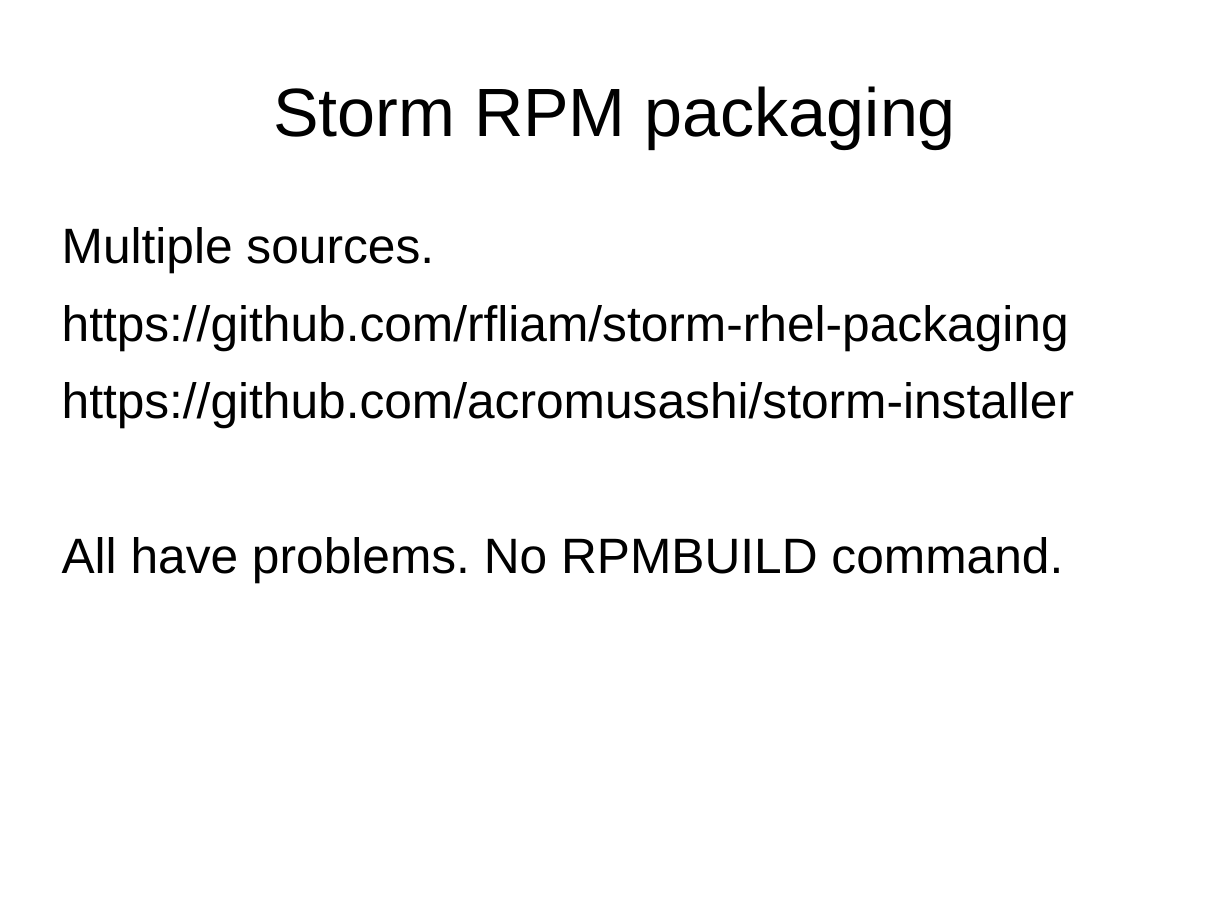
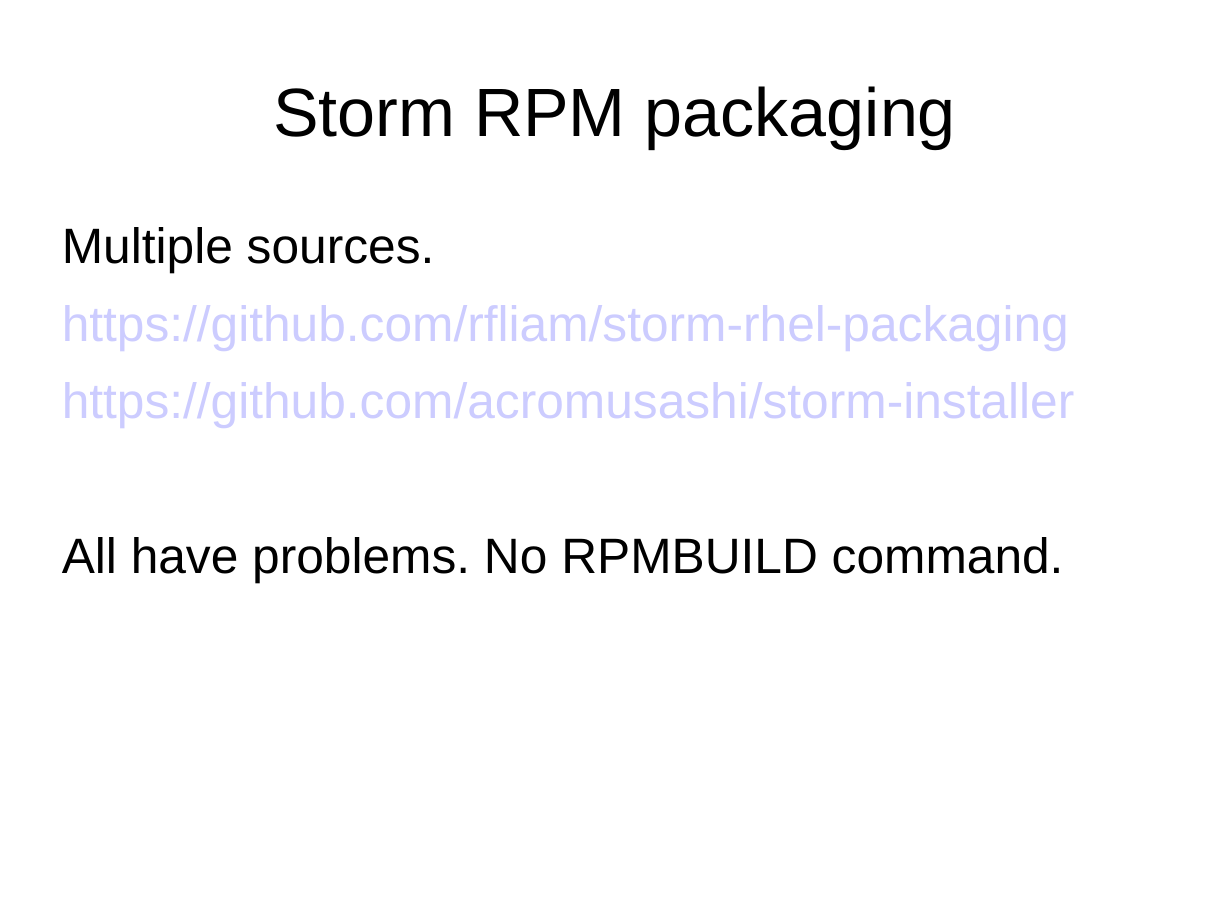
Before and after one commit to dougc333/storm, a slide deck: slide 18 of Storm.ppt. Drawn at 1232x924 pixels with LibreOffice and Linux fonts; fonts in the diff are those of the drawing. Boxes give left, top, right and bottom in pixels: in the first picture for what was removed or moved away, otherwise in the second. Text is boxed around its words. In the diff, an @@ line names an element or a change of style, - is before the commit and + after.

```diff
--- a/Storm.ppt
+++ b/Storm.ppt
@@ text at <box>62,305,1075,428</box>: text colour #000000 to #CCCCFF in "https://github.com/rfliam/storm-rhel-packaging", "https://github.com/acromusashi/storm-installer" @@
```
Also in this commit, not shown: 4 other slides changed, 9 other files.
